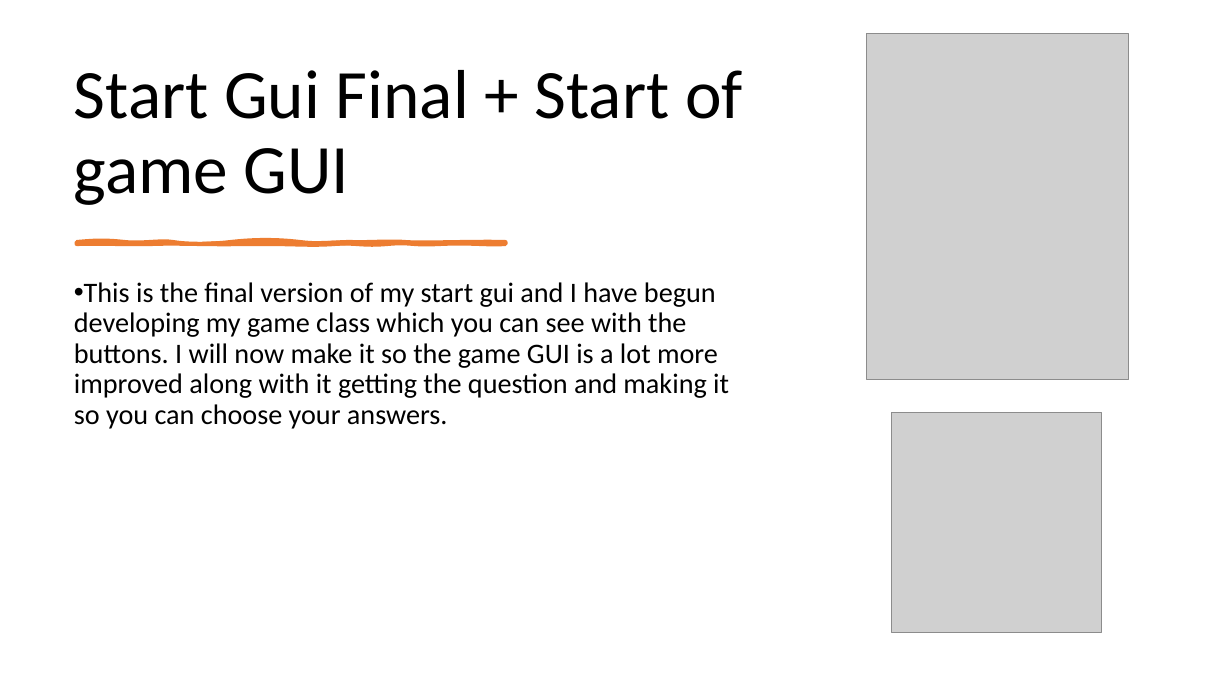
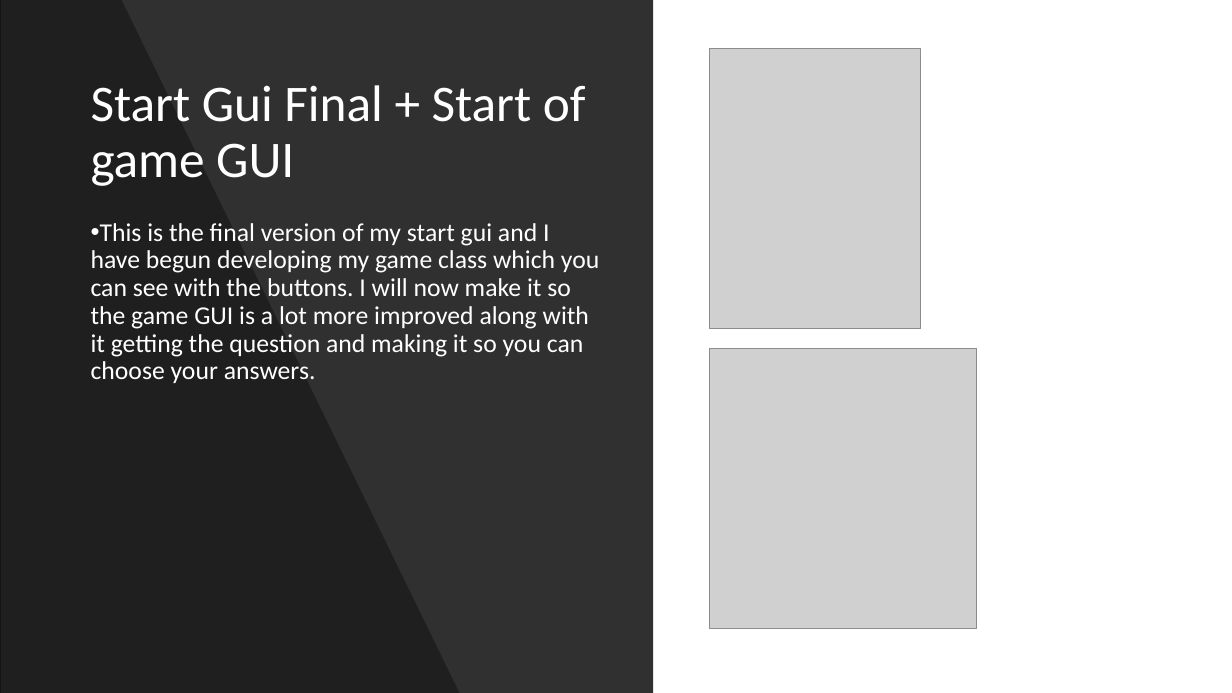
Before and after one commit to morrisj70800/01_Assesment, a slide deck: slide 11 of Programming Assesment.pptx. Drawn at 1232x693 pixels with LibreOffice and Linux fonts; fonts in the diff are those of the drawing; grey boxes stand for pictures. Boxes give left, top, right and bottom in pixels: in the first picture for what was removed or moved away, otherwise in the second. Text is boxed around its words. In the diff, an @@ line names an element or a change of style, - is before the commit and + after.

```diff
--- a/Programming Assesment.pptx
+++ b/Programming Assesment.pptx
@@ background #FFFFFF to #000000 @@
@@ rectangle added at <box>0,0,1232,693</box>, fill #FFFFFF @@
@@ rectangle added at <box>0,0,653,693</box>, fill #000000 at 81% opacity @@
@@ freeform shape added at <box>0,0,459,693</box>, fill #000000 at 35% opacity @@
@@ picture: place and size @@
-picture at <box>867,33,1128,380</box>
+picture at <box>710,49,921,329</box>
@@ title "Start Gui Final + Start ...": place and size @@
-title "Start Gui Final + Start ..." at <box>74,70,743,205</box>
+title "Start Gui Final + Start ..." at <box>91,85,586,186</box>
@@ title "Start Gui Final + Start ..." at <box>91,85,586,186</box>: size 54 to 40 pt, text colour #000000 to #FFFFFF; vertical alignment bottom to middle @@
@@ text "This is the final version ...": place and size @@
-text "This is the final version ..." at <box>74,282,729,429</box>
+text "This is the final version ..." at <box>91,223,599,383</box>
@@ text "This is the final version ..." at <box>91,223,599,383</box>: size 22 to 20 pt, text colour #000000 to #FFFFFF @@
@@ freeform shape removed at <box>77,242,506,244</box> @@
@@ picture: place and size @@
-picture at <box>892,412,1102,632</box>
+picture at <box>710,348,977,628</box>
```
Also in this commit, not shown: 11 other slides changed, 1 slide added, 3 other files.
